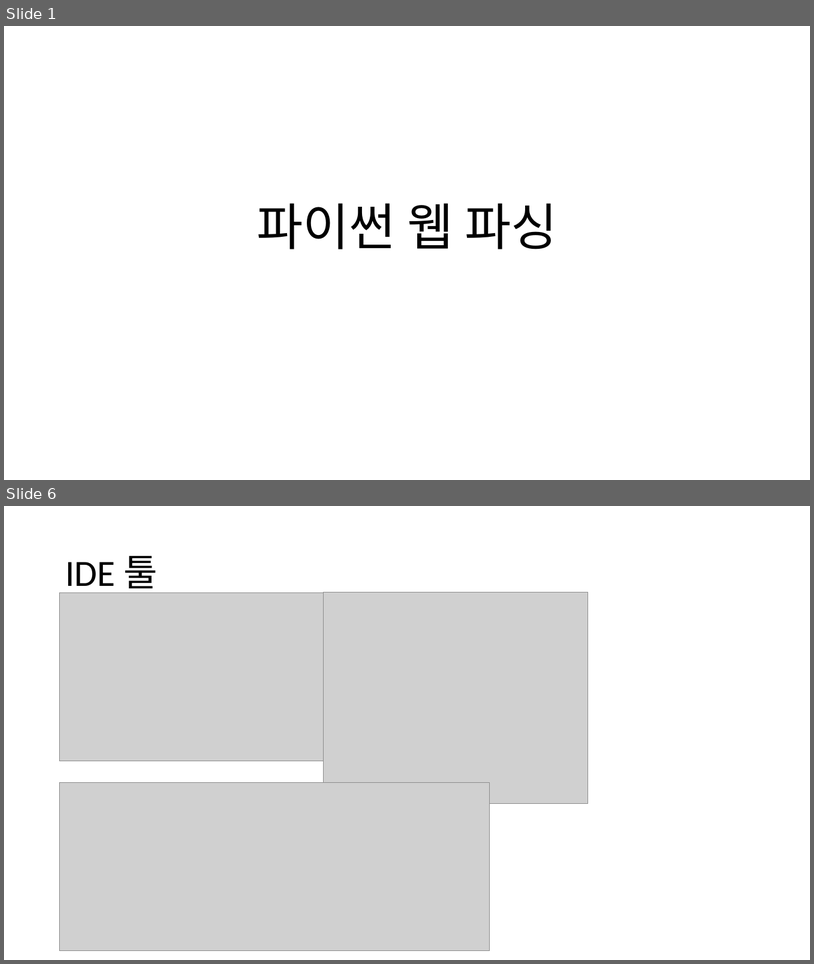
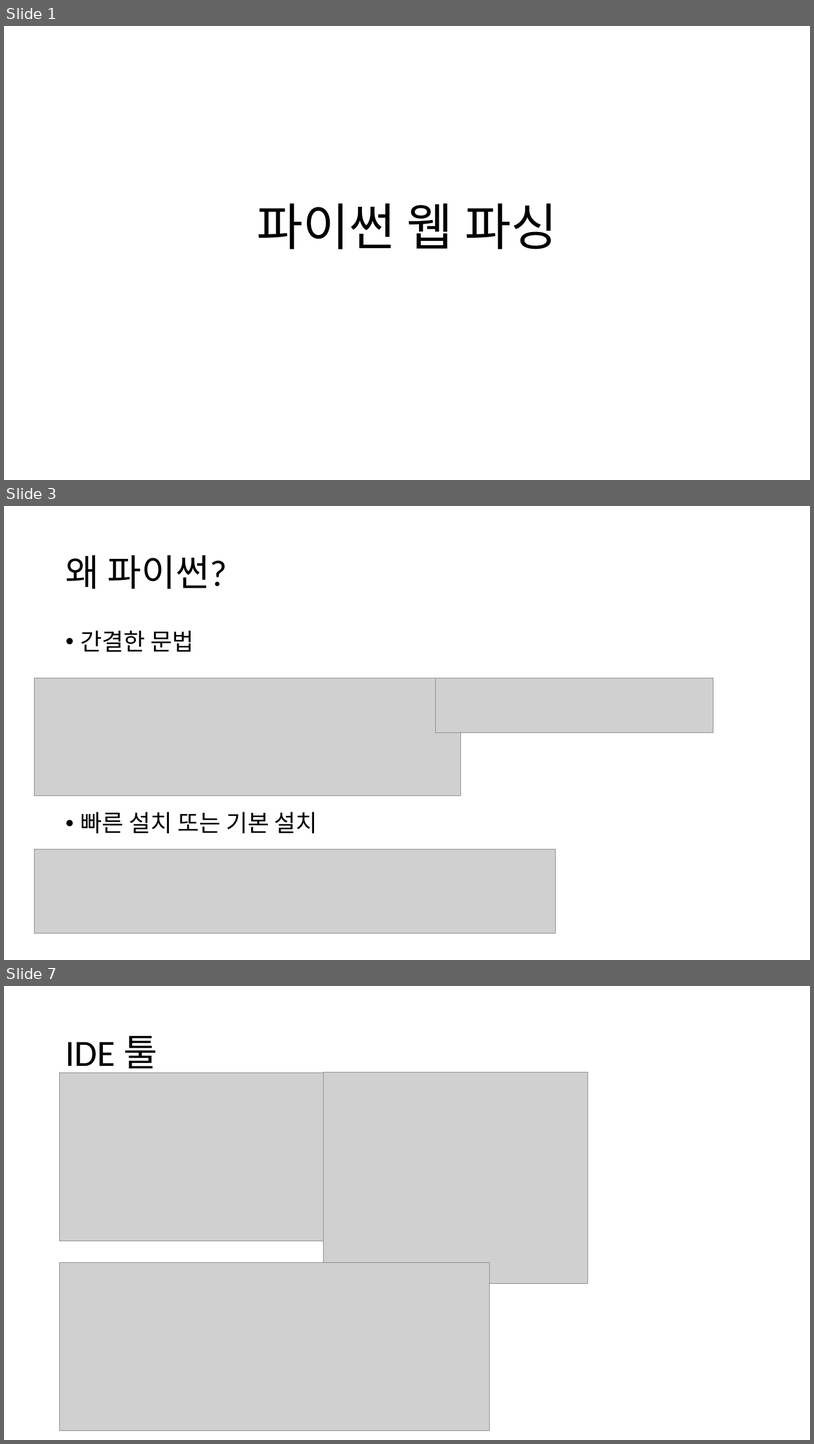
Before and after one commit to KERT-core/pythonEdu, a slide deck: chapter1/파이썬 웹 파싱 기초.pptx. Shown one above the other, each under a label of ours: slides 1 and 6 before the commit, slides 1, 3 and 7 after it; the slides between them are not shown. The pictures are 814x964 and 814x1444 pixels, drawn with LibreOffice and Linux fonts; fonts in the diff are those of the drawing; grey boxes stand for pictures. Boxes give left, top, right and bottom in pixels: in the first picture for what was removed or moved away, otherwise in the second. Text is boxed around its words. In the diff, an @@ line names an element or a change of style, - is before the commit and + after.

```diff
--- a/chapter1/파이썬 웹 파싱 기초.pptx
+++ b/chapter1/파이썬 웹 파싱 기초.pptx
@@ slide 3 added at [4,506,810,960], background #FFFFFF @@
@@ text added at [65,555,227,589], 44 pt, text #000000 @@
+왜 파이썬?
@@ text added at [81,630,194,652], 28 pt, text #000000 @@
+• 간결한 문법
@@ picture added at [34,678,461,795] @@
@@ picture added at [436,678,714,733] @@
@@ text added at [81,811,318,833], 28 pt, text #000000 @@
+• 빠른 설치 또는 기본 설치
@@ picture added at [34,849,557,933] @@
@@ what was slide 6 is now slide 7 @@
```
Also in this commit, not shown: 4 slides changed.
